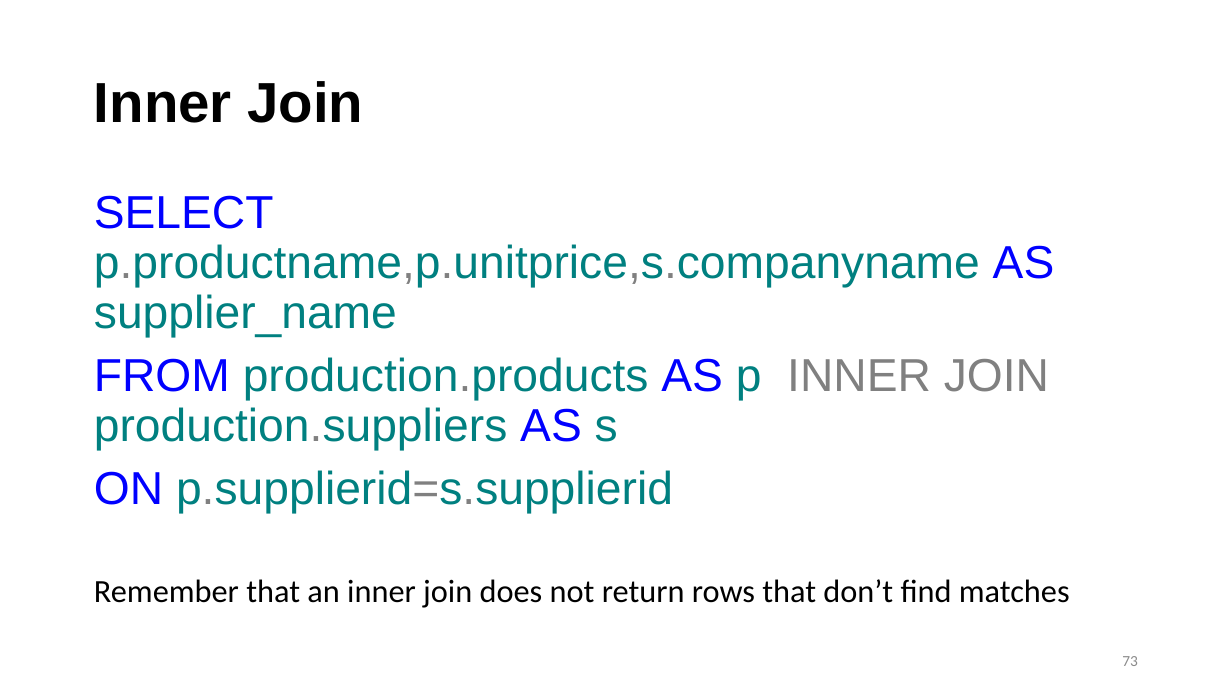
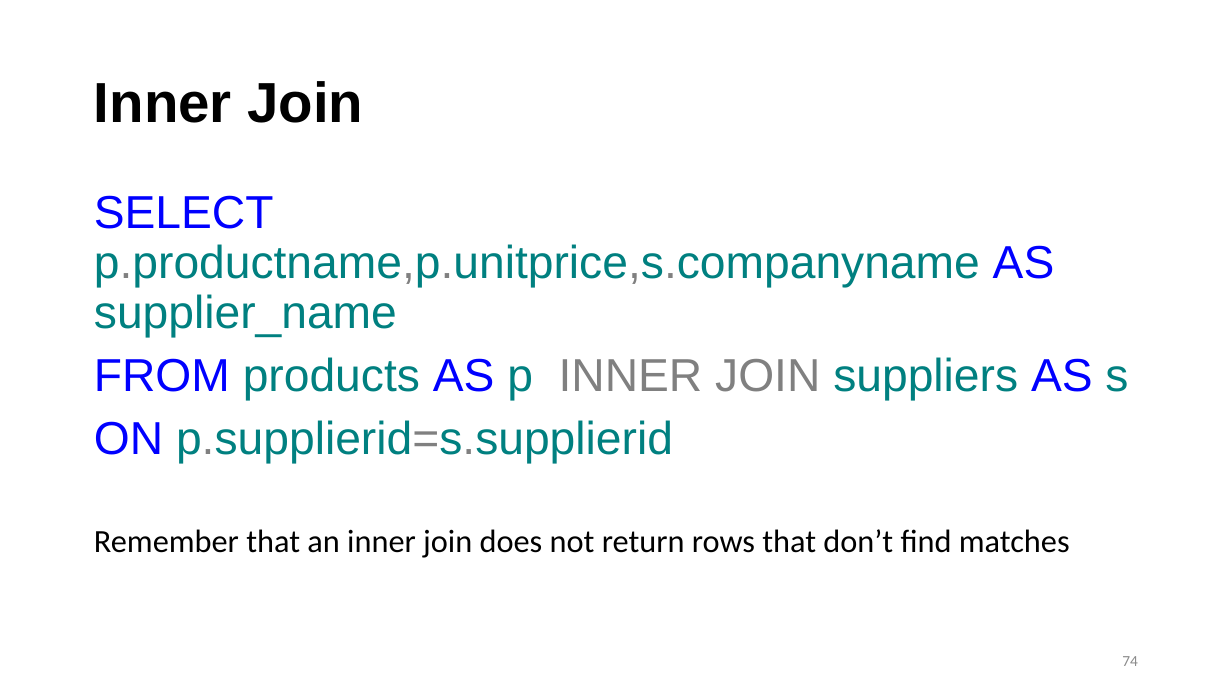
Before and after one commit to hgao62/sql_tutorial, a slide deck: slide 74 of SQL_PPT_2025.pptx (slide 73 before the commit). Drawn at 1232x693 pixels with LibreOffice and Linux fonts; fonts in the diff are those of the drawing. Boxes give left, top, right and bottom in pixels: in the first picture for what was removed or moved away, otherwise in the second. Text is boxed around its words. In the diff, an @@ line names an element or a change of style, - is before the commit and + after.

```diff
--- a/SQL_PPT_2025.pptx
+++ b/SQL_PPT_2025.pptx
@@ text at (94, 357, 1128, 401): text changed @@
-FROM production.products AS p INNER JOIN production.suppliers AS s
+FROM products AS p INNER JOIN suppliers AS s
@@ page number at (1122, 656, 1138, 666): text changed @@
-73
+74
```
Also in this commit, not shown: 11 other slides changed, 3 slides added, 9 other files.
